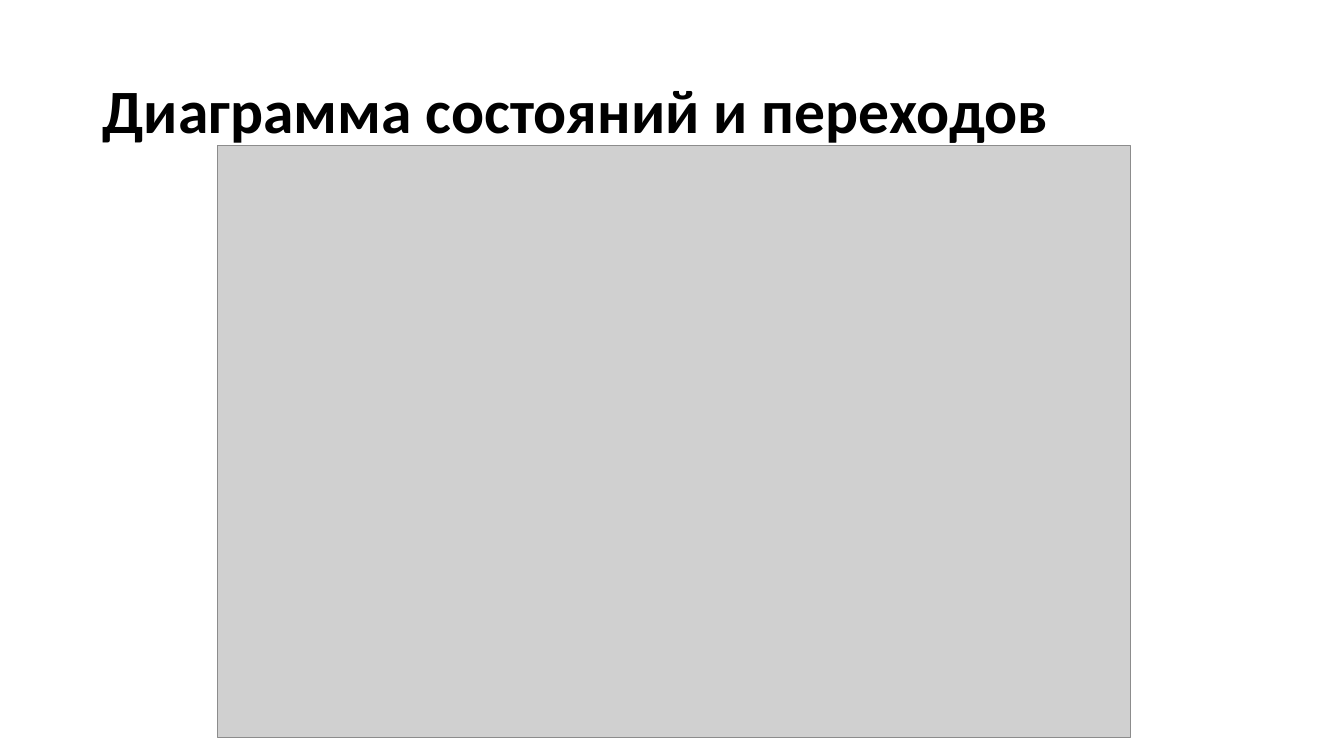
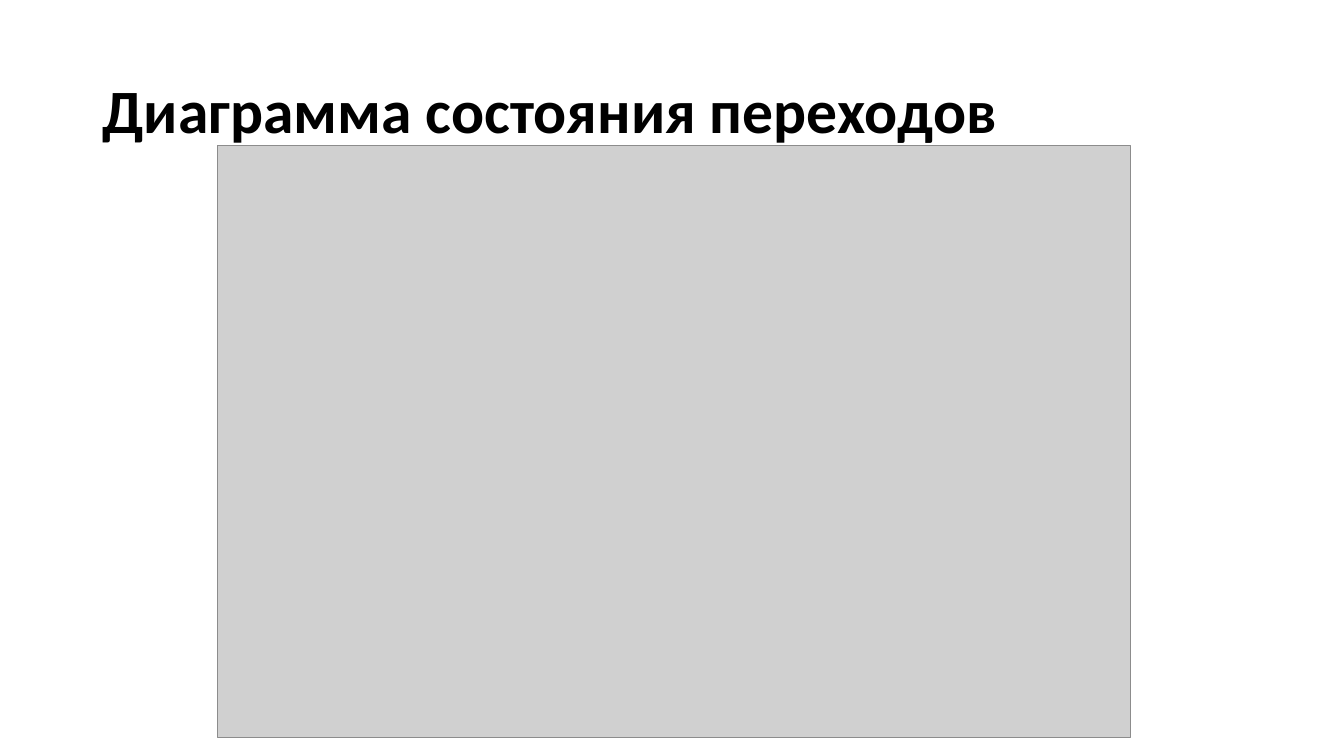
Before and after one commit to Everwill121/Rollout, a slide deck: slide 5 of Presentation/Rollout - presentation.pptx. Drawn at 1344x756 pixels with LibreOffice and Linux fonts; fonts in the diff are those of the drawing; grey boxes stand for pictures; background and template pictures are left out. Boxes give left, top, right and bottom in pixels: in the first picture for what was removed or moved away, otherwise in the second. Text is boxed around its words. In the diff, an @@ line names an element or a change of style, - is before the commit and + after.

```diff
--- a/Presentation/Rollout - presentation.pptx
+++ b/Presentation/Rollout - presentation.pptx
@@ title at (102,93,997,148): text changed @@
-Диаграмма состояний и переходов
+Диаграмма состояния переходов
```
Also in this commit, not shown: 2 other files.
